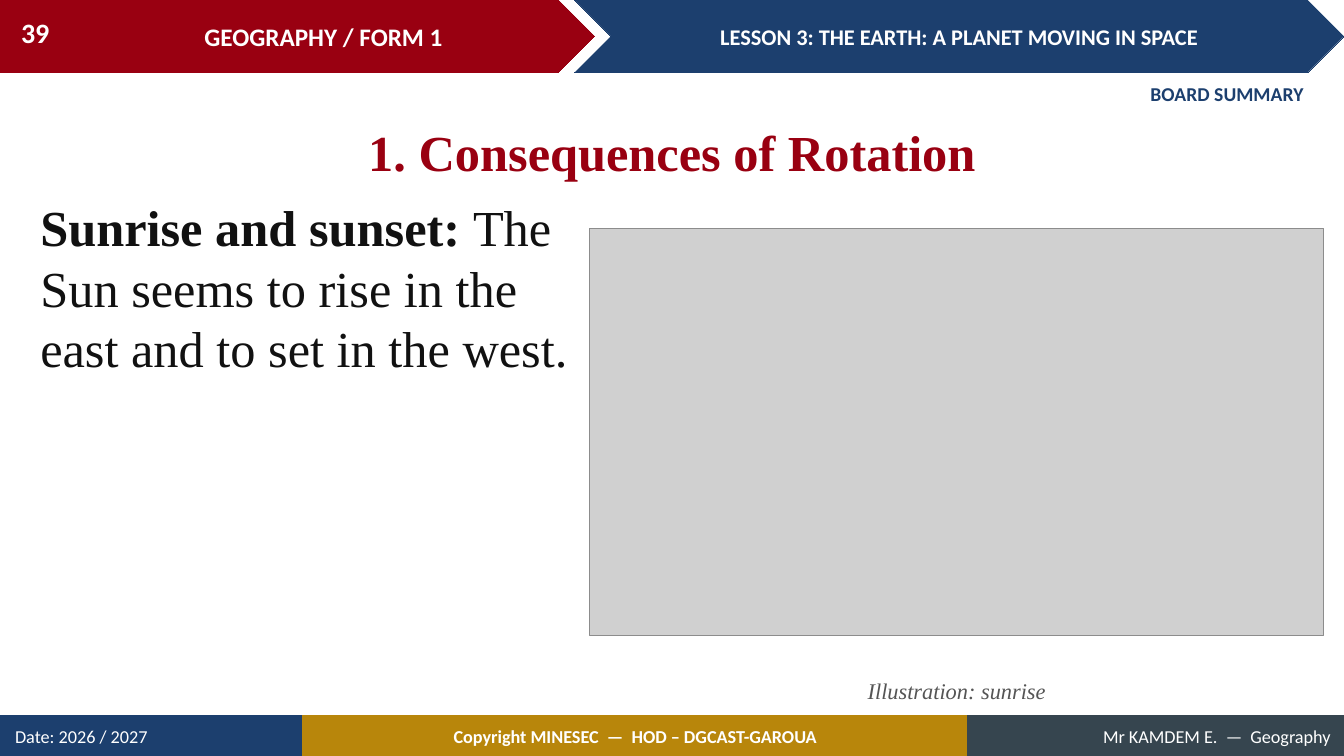
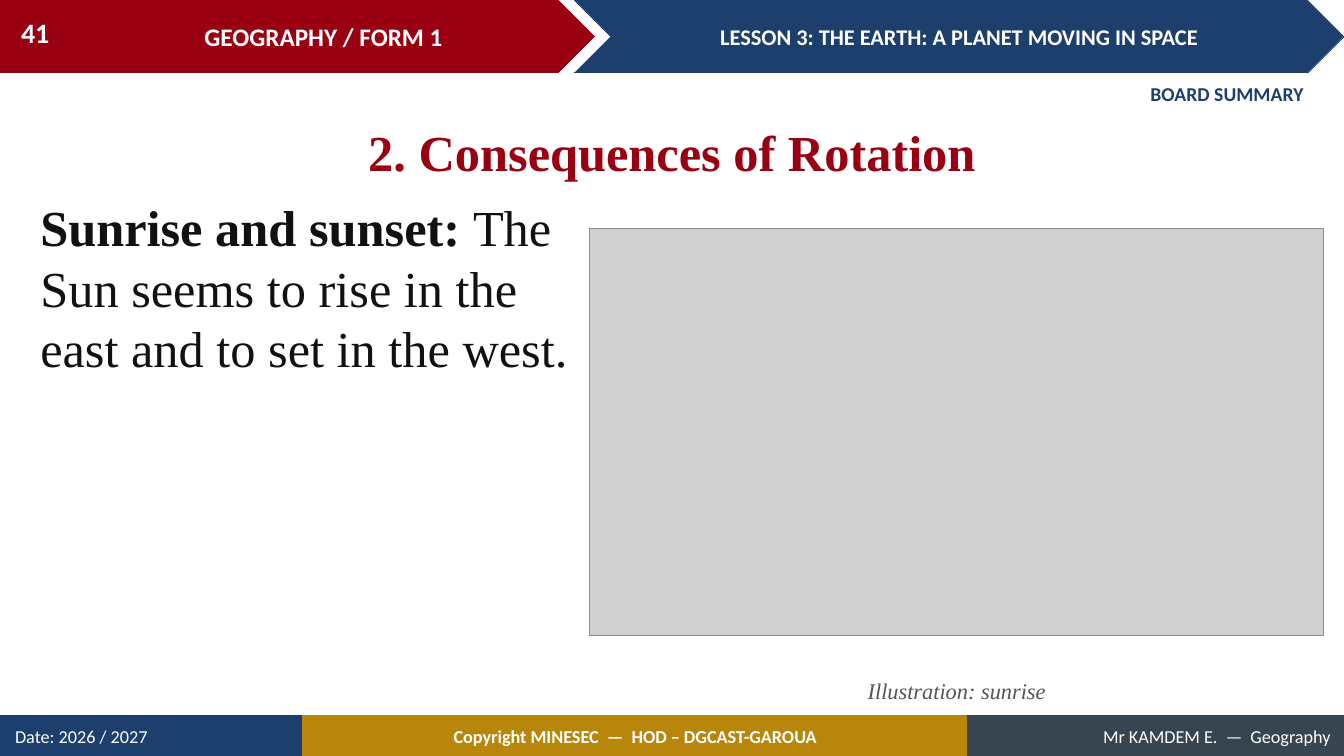
Before and after one commit to Berthautk/linea-github, a slide deck: slide 41 of lecons/F1/05_F1_M1_L03_The_Earth_A_Planet_Moving_in_Space.pptx (slide 39 before the commit). Drawn at 1344x756 pixels with LibreOffice and Linux fonts; fonts in the diff are those of the drawing; grey boxes stand for pictures. Boxes give left, top, right and bottom in pixels: in the first picture for what was removed or moved away, otherwise in the second. Text is boxed around its words. In the diff, an @@ line names an element or a change of style, - is before the commit and + after.

```diff
--- a/lecons/F1/05_F1_M1_L03_The_Earth_A_Planet_Moving_in_Space.pptx
+++ b/lecons/F1/05_F1_M1_L03_The_Earth_A_Planet_Moving_in_Space.pptx
@@ page number at (21,24,49,43): text changed @@
-39
+41
@@ text at (368,135,976,181): text changed @@
-1. Consequences of Rotation
+2. Consequences of Rotation
```
Also in this commit, not shown: 8 other slides changed, 3 slides added, 1 slide removed, 1 other file.
